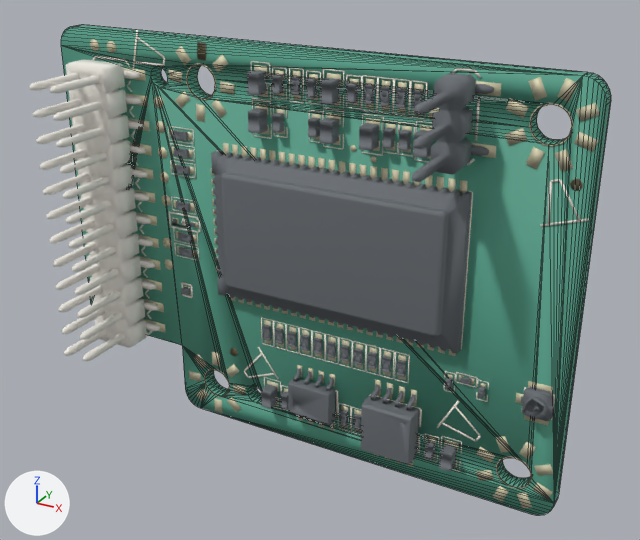
What one commit did to the glTF model public/models/mynd/pcb-bluetooth.glb.
One viewpoint serves both versions: a 50 mm lens placed at (40.6, -69.3, 34.0), pointed at (3.6, -2.1, 0.4). The lights are fixed; the arrows at lower left show +X, +Y and +Z. The older version comes first. Mesh edges are drawn as thin lines on the coarser meshes.

Before the edit, the objects in view are built like this:
```python
mat_pcb = principled_material('pcb')
mat_pcb.base_color = (0.0941, 0.369, 0.263)  # green #56a48c
mat_pcb.roughness = 0.7
me_body = bpy.data.meshes.new('body')
me_body.from_pydata(...)  # 22401 vertices, 44118 faces; spans x -16.5..26.6, y -10.7..2.3, z -19.0..20.1
me_body.materials.append(mat_body)  # grey #696e73
me_pcb = bpy.data.meshes.new('pcb')
me_pcb.from_pydata(...)  # 338 vertices, 696 faces; spans x -27.5..27.5, y -0.8..0.8, z -20.5..20.5
me_pcb.materials.append(mat_pcb)  # green #56a48c
me_plastic = bpy.data.meshes.new('plastic')
me_plastic.from_pydata(...)  # 1252 vertices, 2500 faces; spans x -24.8..-17.3, y -10.5..-0.9, z -12.7..17.7
me_plastic.materials.append(mat_plastic)  # white #f3efe7
ob_body = bpy.data.objects.new('body', me_body)
ob_body.location = (0.0, 0.0, 0.0)
ob_pcb = bpy.data.objects.new('pcb', me_pcb)
ob_pcb.location = (0.0, 0.0, 0.0)
ob_plastic = bpy.data.objects.new('plastic', me_plastic)
ob_plastic.location = (0.0, 0.0, 0.0)
# also in view: 'silk' at (1.9, 0.0, 1.3); 'pads' at (1.0, 0.0, 0.0)
```
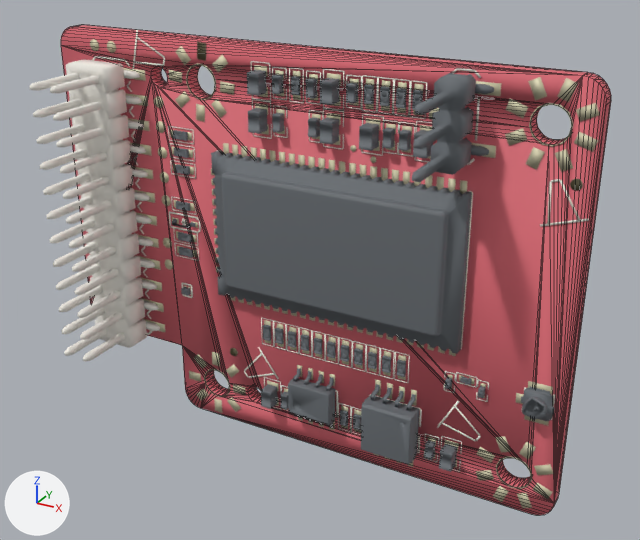
What changed in the scene script:
```text
Change mat_pcb:
    mat_pcb.base_color: (0.0941, 0.369, 0.263) -> (0.71, 0.137, 0.169)  # green #56a48c -> red #db6772
```

Pixel boxes [x1, y1, x2, y2] of what changed, in the pictures (640 x 540 px):
'pcb', recoloured (green to red): [61, 25, 611, 515] in both
